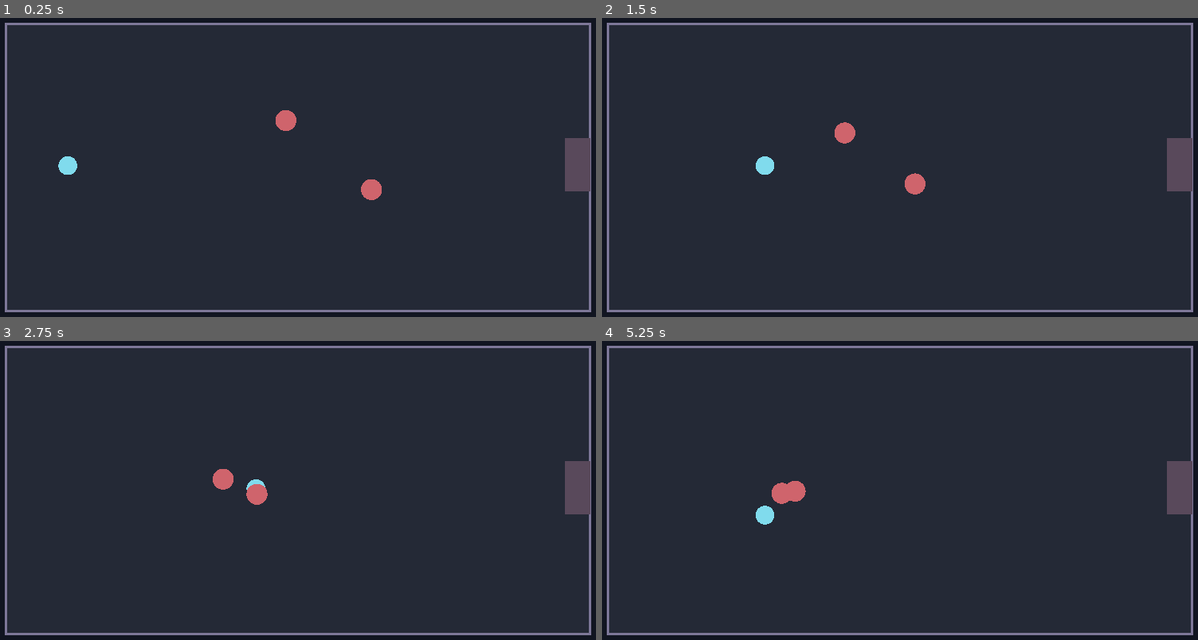
Above: before the commit, frames 1-4 (two rows, left to right).
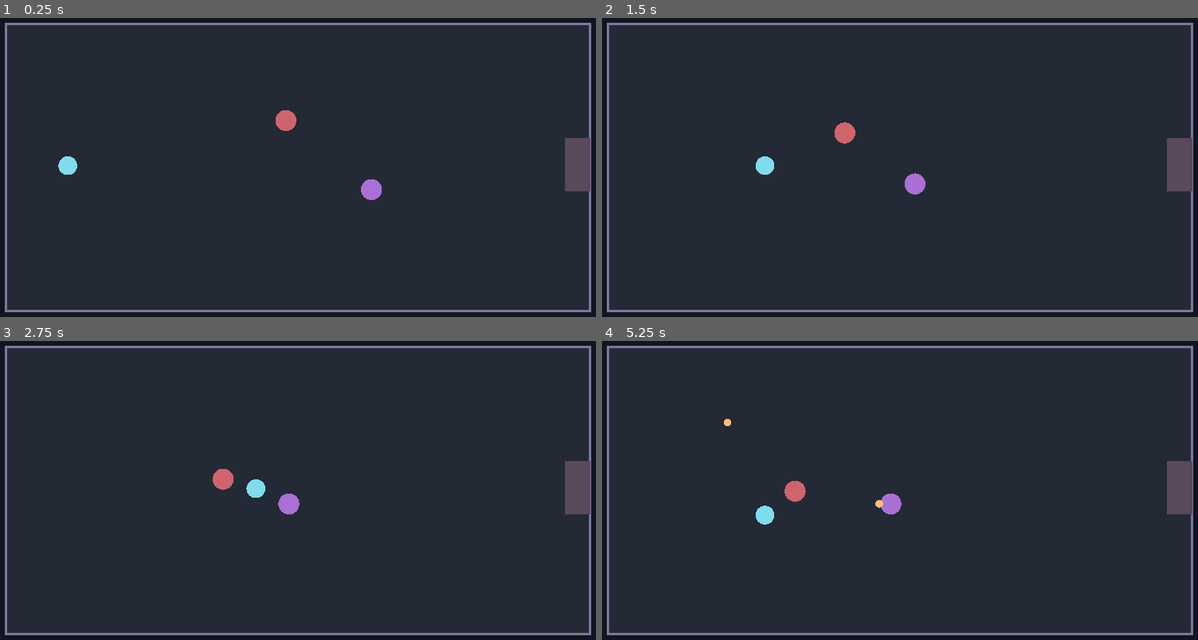
Above: after the commit, the same moments.

Repository: DoctorStrangeSH/Last-Ritual
Game: Godot game, scene res://scenes/topdown_night_prototype.tscn
The game is run twice, just before and just after one commit, with the same random seed, the same clock (stepped at 60 frames per second) and the same inputs. This scene is started directly instead of the project's main scene.
Inputs (mouse positions are in pixels of both pictures, inside the frame that each line leads up to):
- Up to frame 1 (0.25 s): no input
- Up to frame 2 (1.5 s): tap Enter (ui_accept) at 0.5, 0.77 s; move the mouse to (1043, 146) at 0.52 s; hold Right (ui_right) 0.53-1.25 s; tap M at 0.6 s; click (1043, 146) at 0.67 s; drag from (774, 182) to (870, 236) at 1.27 s
- Up to frame 3 (2.75 s): move the mouse to (363, 409) at 2.02 s; hold Right (ui_right) from 2.03 s (still down); tap P at 2.1 s
- Up to frame 4 (5.25 s): release Right (ui_right) at 2.75 s; drag from (870, 559) to (709, 433) at 2.77 s; move the mouse to (1090, 541) at 3.52 s; hold Left (ui_left) 3.53-4.25 s; tap Keypad Enter at 3.6 s; tap Enter (ui_accept) at 3.77 s; drag from (709, 433) to (804, 397) at 4.27 s; move the mouse to (929, 487) at 5.02 s; hold Down (ui_down) from 5.03 s (still down); tap H at 5.1 s; click (929, 487) at 5.17 s

The runs differ from the first frame. In frame 1, 0.2% of the frame differs, in the area x 60-65%, y 53-61%; in frame 2, 0.2%; in frame 3, 0.4%, in the area x 41-51%, y 47-58%; in frame 4, 0.4%.

Commit message:
P1: дальнобойный враг и видимые снаряды (#55)
* feat(p1): add ranged enemy firing visible hostile projectiles

* test(p1): ranged shot creation and cleanup between rooms

* docs(p1): reconcile finished prototypes and remaining polish

Diff:
--- a/scripts/topdown_night_prototype.gd
+++ b/scripts/topdown_night_prototype.gd
@@ -7,6 +7,8 @@
 var player_pos := Vector2(160.0, 325.0)
 var player_hp := 100
 var enemies: Array[Dictionary] = []
+var hostile_shots: Array[Dictionary] = []
+var ranged_fire_clock := 0.0
 var reward_available := false
 var rewards_taken := 0
 var attack_cooldown := 0.0
@@ -20,8 +22,10 @@
     player_pos = Vector2(160.0, 325.0)
     reward_available = false
     enemies.clear()
+    hostile_shots.clear()
+    ranged_fire_clock = 0.0
     for i in range(2):
-        enemies.append({"pos": Vector2(570.0 + i * 160.0, 240.0 + i * 130.0), "hp": 3, "speed": 65.0 + i * 20.0})
+        enemies.append({"pos": Vector2(570.0 + i * 160.0, 240.0 + i * 130.0), "hp": 3, "speed": 65.0 + i * 20.0, "ranged": i == 1})
     queue_redraw()
 
 func move_player(direction: Vector2, delta: float) -> void:
@@ -79,13 +83,37 @@
     if Input.is_key_pressed(KEY_W): direction.y -= 1.0
     if Input.is_key_pressed(KEY_S): direction.y += 1.0
     move_player(direction, delta)
+    ranged_fire_clock += delta
+    if ranged_fire_clock >= 1.7:
+        ranged_fire_clock = 0.0
+        for enemy in enemies:
+            if enemy["ranged"]:
+                shoot_hostile(enemy["pos"])
+    for shot in hostile_shots.duplicate():
+        shot["pos"] += shot["velocity"] * delta
+        if not ARENA.has_point(shot["pos"]):
+            hostile_shots.erase(shot)
+        elif shot["pos"].distance_to(player_pos) <= 19.0:
+            if invulnerable_time <= 0.0:
+                player_hp = maxi(0, player_hp - 8)
+                invulnerable_time = 0.75
+            hostile_shots.erase(shot)
     for enemy in enemies:
         var pos: Vector2 = enemy["pos"]
         var step: Vector2 = (player_pos - pos).normalized() * float(enemy["speed"]) * delta
+        if enemy["ranged"] and player_pos.distance_to(pos) < 230.0:
+            step = Vector2.ZERO
         enemy["pos"] = (pos + step).clamp(ARENA.position, ARENA.end)
         if player_pos.distance_to(enemy["pos"]) < 25.0 and invulnerable_time <= 0.0:
             player_hp = maxi(0, player_hp - 10)
             invulnerable_time = 0.75
+    queue_redraw()
+
+func shoot_hostile(origin: Vector2) -> void:
+    var direction := (player_pos - origin).normalized()
+    if direction == Vector2.ZERO:
+        return
+    hostile_shots.append({"pos": origin, "velocity": direction * 180.0})
     queue_redraw()
 
 func _unhandled_input(event: InputEvent) -> void:
@@ -105,7 +133,9 @@
     draw_rect(ARENA, Color("#7d7798"), false, 4.0)
     draw_circle(player_pos, 17.0, Color("#80dbed"))
     for enemy in enemies:
-        draw_circle(enemy["pos"], 19.0, Color("#cf646c"))
+        draw_circle(enemy["pos"], 19.0, Color("#aa70d6") if enemy["ranged"] else Color("#cf646c"))
+    for shot in hostile_shots:
+        draw_circle(shot["pos"], 7.0, Color("#ffbd77"))
     if reward_available:
         draw_circle(Vector2(576, 325), 24.0, Color("#f4d78c"))
     if door_available():
--- a/tests/campaign_smoke.gd
+++ b/tests/campaign_smoke.gd
@@ -20,6 +20,10 @@
         root.add_child(prototype)
         check(prototype.room_index == 0 and prototype.enemies.size() == 2, "P1 begins with two room enemies")
         check(not prototype.door_available() and not prototype.next_room(), "P1 room exit locked while enemies remain")
+        check(prototype.enemies[1]["ranged"], "P1 second enemy is a ranged attacker")
+        prototype.shoot_hostile(Vector2(730, 370))
+        check(prototype.hostile_shots.size() == 1, "P1 ranged enemy creates projectile")
+        check(prototype.hostile_shots[0]["velocity"].length() > 0.0, "P1 projectile moves toward hero")
         prototype.player_pos = Vector2(560, 240)
         for i in range(3):
             prototype.attack_cooldown = 0.0
@@ -34,6 +38,7 @@
         check(prototype.claim_reward() and not prototype.claim_reward(), "P1 reward can be claimed once")
         check(prototype.door_available(), "P1 exit opens after collecting reward")
         check(prototype.next_room() and prototype.room_index == 1, "P1 moves to next room after reward")
+        check(prototype.hostile_shots.is_empty(), "P1 projectiles cleared between rooms")
         check(not prototype.door_available(), "P1 new room starts with locked exit")
         prototype.player_pos = Vector2(-200, -200)
         prototype.move_player(Vector2.ZERO, 0.0)
Not shown, changed: docs/TOPDOWN_REBOOT.md
